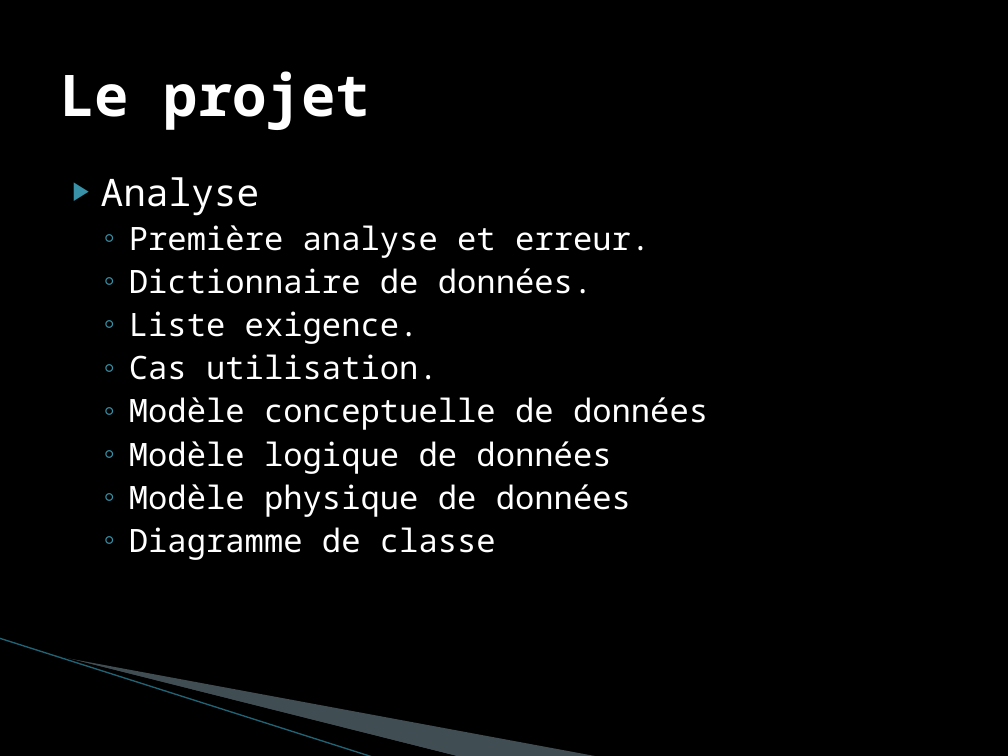
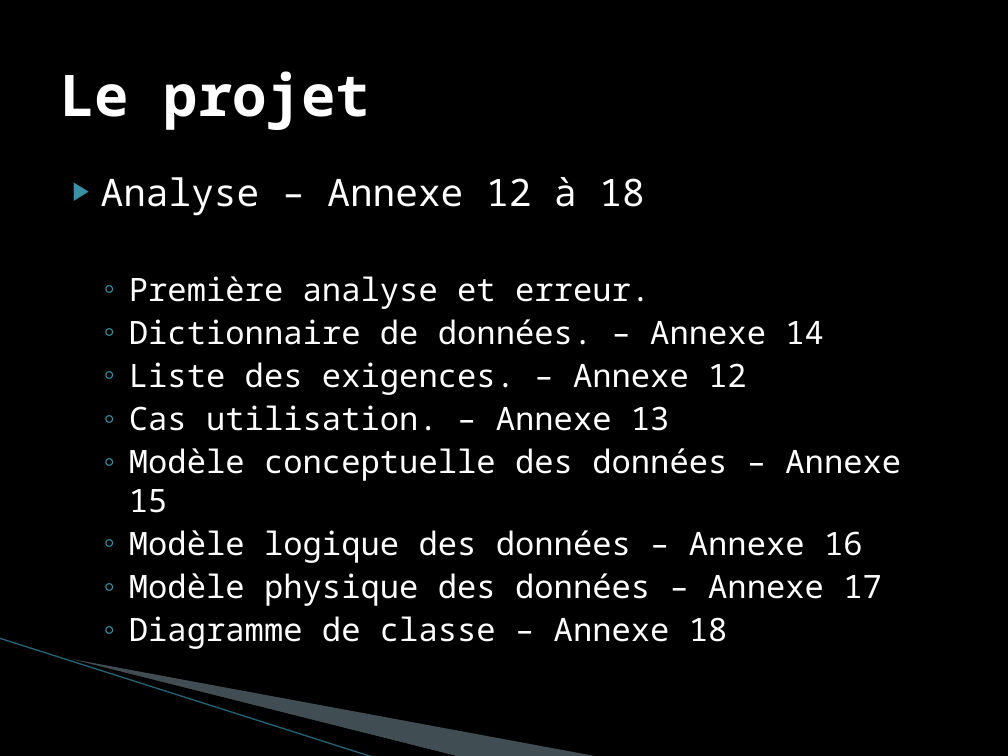
Before and after one commit to AurelienHarle/SuiviStagiaire, a slide deck: slide 12 of doc/Rapport de stage/Presentation suivi de stagiaire.pptx. Drawn at 1008x756 pixels with LibreOffice and Linux fonts; fonts in the diff are those of the drawing; background and template pictures are left out. Boxes give left, top, right and bottom in pixels: in the first picture for what was removed or moved away, otherwise in the second. Text is boxed around its words. In the diff, an @@ line names an element or a change of style, - is before the commit and + after.

```diff
--- a/doc/Rapport de stage/Presentation suivi de stagiaire.pptx
+++ b/doc/Rapport de stage/Presentation suivi de stagiaire.pptx
@@ text at <box>101,177,644,216</box>: text changed @@
-▶ Analyse
+▶ Analyse – Annexe 12 à 18
@@ text at <box>129,319,901,649</box>: text changed @@
-  ◦ Dictionnaire de données.
-  ◦ Liste exigence.
-  ◦ Cas utilisation.
-  ◦ Modèle conceptuelle de données
-  ◦ Modèle logique de données
-  ◦ Modèle physique de données
-  ◦ Diagramme de classe
+  ◦ Dictionnaire de données. – Annexe 14
+  ◦ Liste des exigences. – Annexe 12
+  ◦ Cas utilisation. – Annexe 13
+  ◦ Modèle conceptuelle des données – Annexe 15
+  ◦ Modèle logique des données – Annexe 16
+  ◦ Modèle physique des données – Annexe 17
+  ◦ Diagramme de classe – Annexe 18
```
Also in this commit, not shown: 10 other slides changed, 1 slide added, 2 other files.
